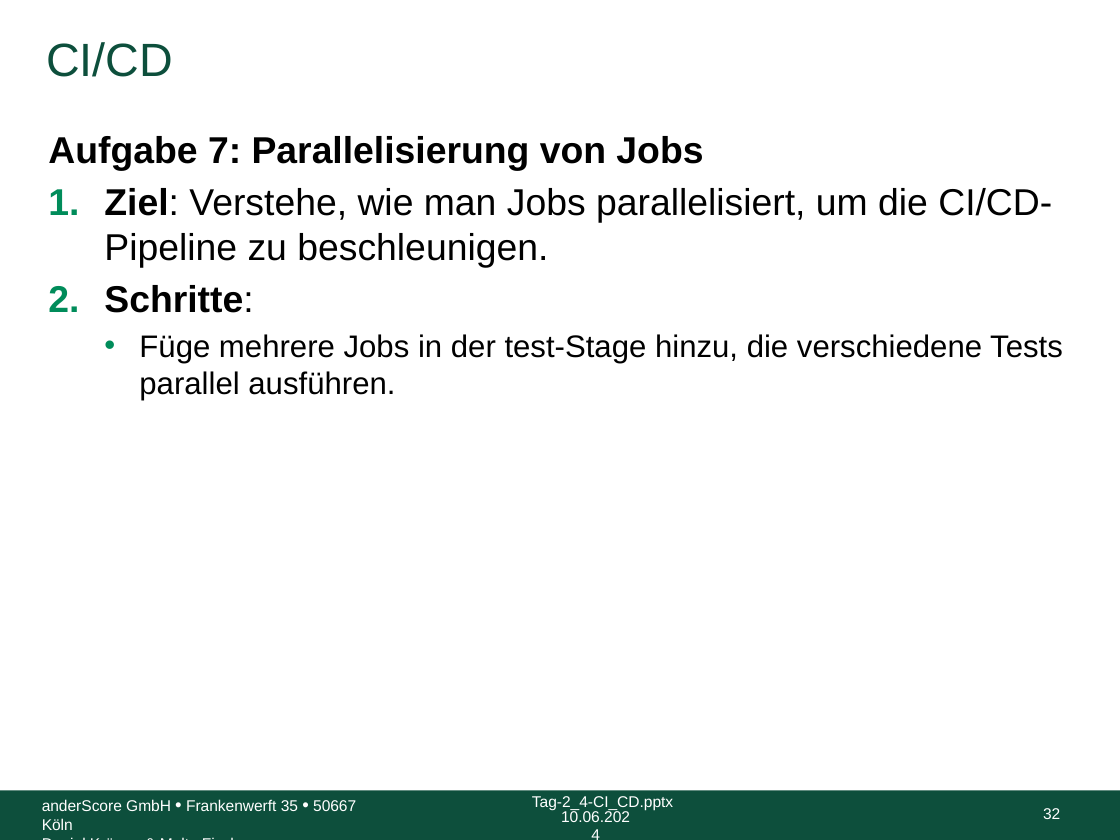
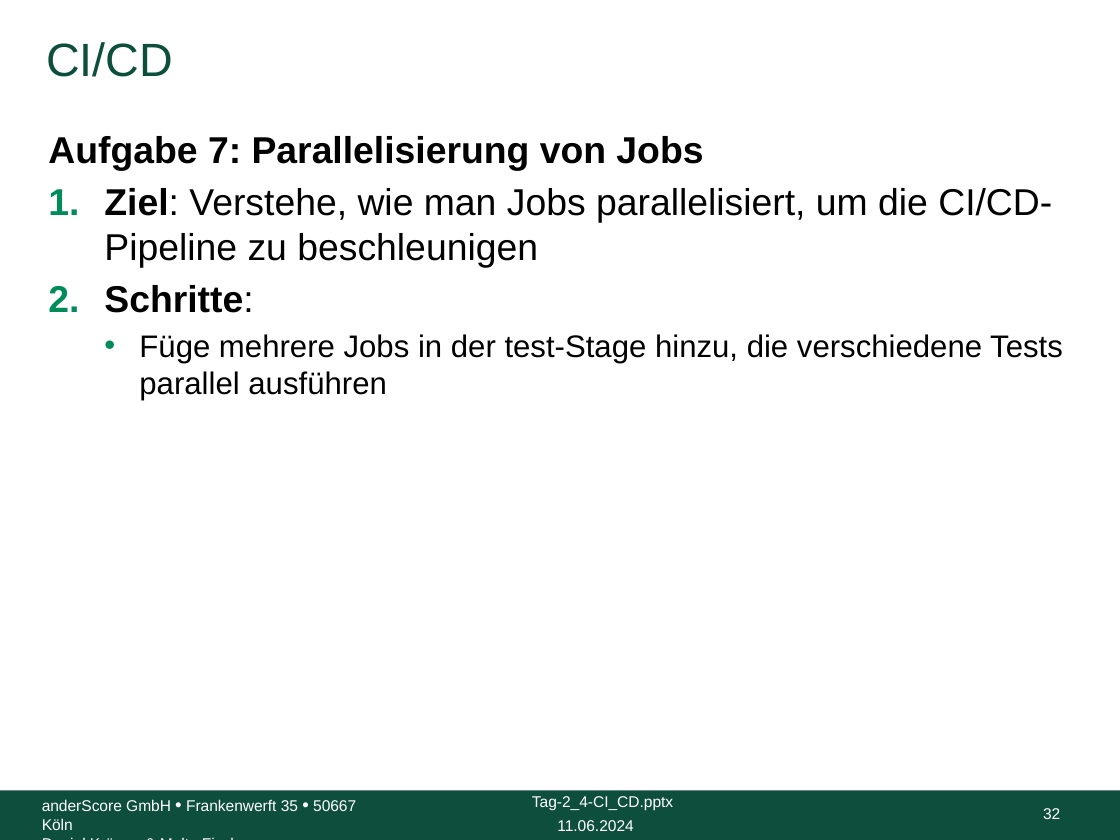
Before and after one commit to anderscore-gmbh/gitlab, a slide deck: slide 32 of slides/Tag-2_4-CI_CD.pptx. Drawn at 1120x840 pixels with LibreOffice and Linux fonts; fonts in the diff are those of the drawing; background and template pictures are left out. Boxes give left, top, right and bottom in pixels: in the first picture for what was removed or moved away, otherwise in the second. Text is boxed around its words. In the diff, an @@ line names an element or a change of style, - is before the commit and + after.

```diff
--- a/slides/Tag-2_4-CI_CD.pptx
+++ b/slides/Tag-2_4-CI_CD.pptx
@@ text at box(104, 188, 1052, 267): text changed @@
-1. Ziel: Verstehe, wie man Jobs parallelisiert, um die CI/CD-Pipeline zu beschleunigen.
+1. Ziel: Verstehe, wie man Jobs parallelisiert, um die CI/CD-Pipeline zu beschleunigen
@@ text at box(139, 334, 1063, 400): text changed @@
-  • Füge mehrere Jobs in der test-Stage hinzu, die verschiedene Tests parallel ausführen.
+  • Füge mehrere Jobs in der test-Stage hinzu, die verschiedene Tests parallel ausführen
@@ text at box(557, 820, 633, 831): text changed @@
-10.06.2024
+11.06.2024
```
Also in this commit, not shown: 31 other slides changed, 3 other files.
